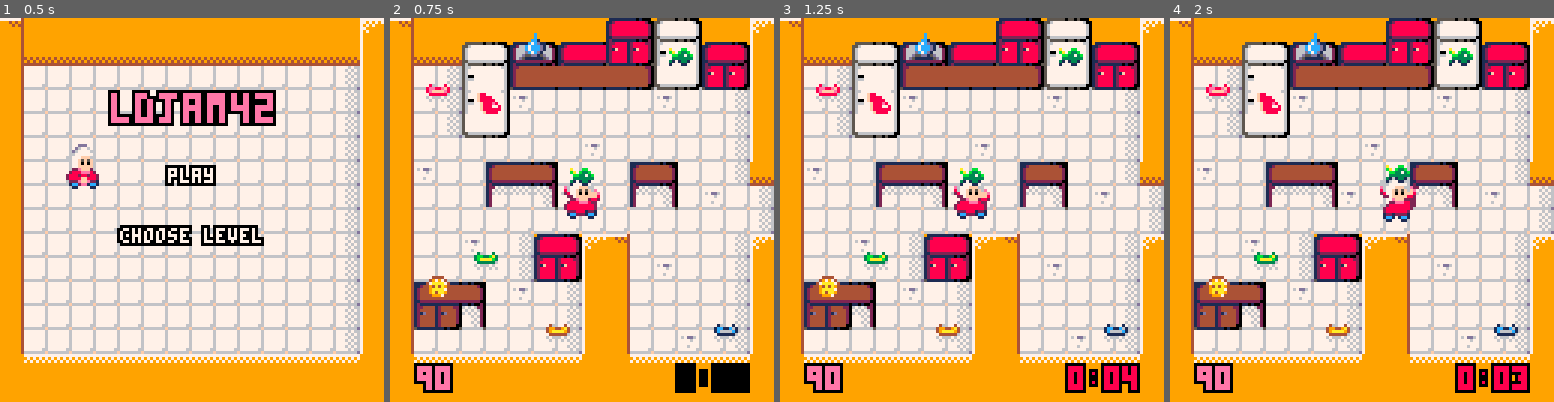
Above: before the commit, frames 1-4 (left to right).
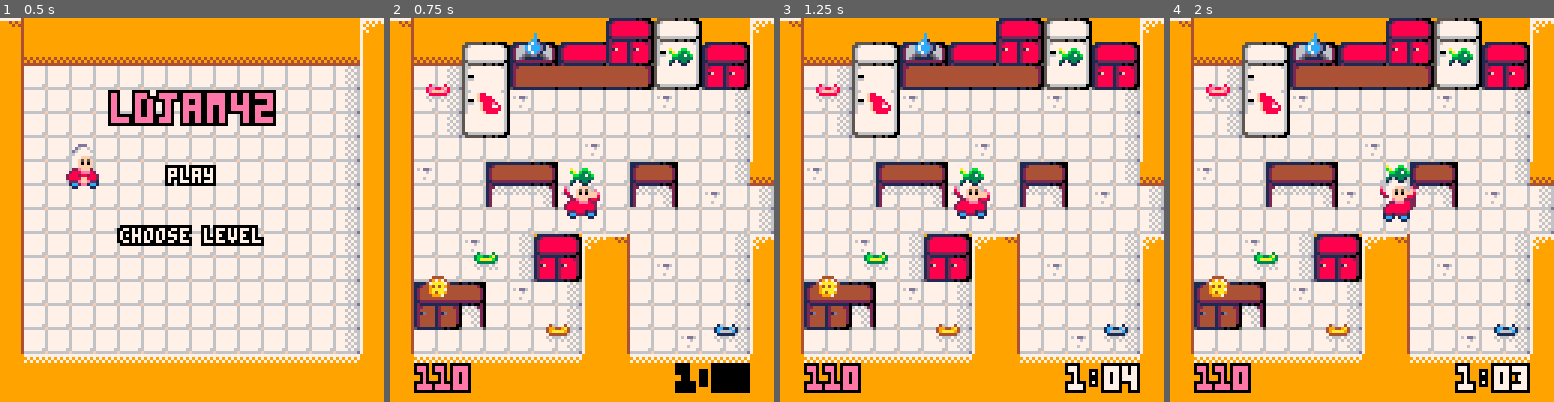
Above: after the commit, the same moments.

Repository: escargames/Cat-Lady-Simulator
Game: PICO-8 cartridge catlady.p8
Two runs of this game, one before a commit and one after it. Both use one fixed random seed, a clock stepped at 60 frames per second and the inputs below.
Inputs:
- Up to frame 1 (0.5 s): no input
- Up to frame 2 (0.75 s): tap O (Z key) at 0.7 s
- Up to frame 3 (1.25 s): no input
- Up to frame 4 (2 s): hold Right from 1.6 s (still down); tap O (Z key) at 1.7 s

Frame 1 is identical in both runs. In frame 2, 0.8% of the frame differs, in the area x 6-80%, y 89-98%; in frame 3, 1.4%; in frame 4, 1.5%, in the area x 6-93%, y 89-98%.

Commit message:
Bug timer fixed

Diff:
--- a/catlady.p8
+++ b/catlady.p8
@@ -91,7 +91,7 @@
         t.sec -= 1/30
     end
 
-    if (t.sec <= 1) then
+    if (t.sec <= 0) then
         t.min -= 1
         t.sec += 60
     end
@@ -162,7 +162,7 @@
 
     if level == 1 then
         sdisplay = {cx = 0, cy = 0, width = 16, height = 16}
-        stimer = {min = 0, sec = 5}
+        stimer = {min = 1, sec = 5}
         splayer = {x = 64, y = 64, dir = 1, spd = 2}
         scats = { {x = 26, y = 60},
                   {x = 92, y = 40},
@@ -214,7 +214,7 @@
     for i = 1, #desc.bowls do
         add(bowls, {cx = desc.bowls[i].cx, cy = desc.bowls[i].cy, color = desc.bowls[i].color})
     end
-    score = 90
+    score = 110
     scoremin = desc.scoremin
     compute_resources()
     compute_paths()
